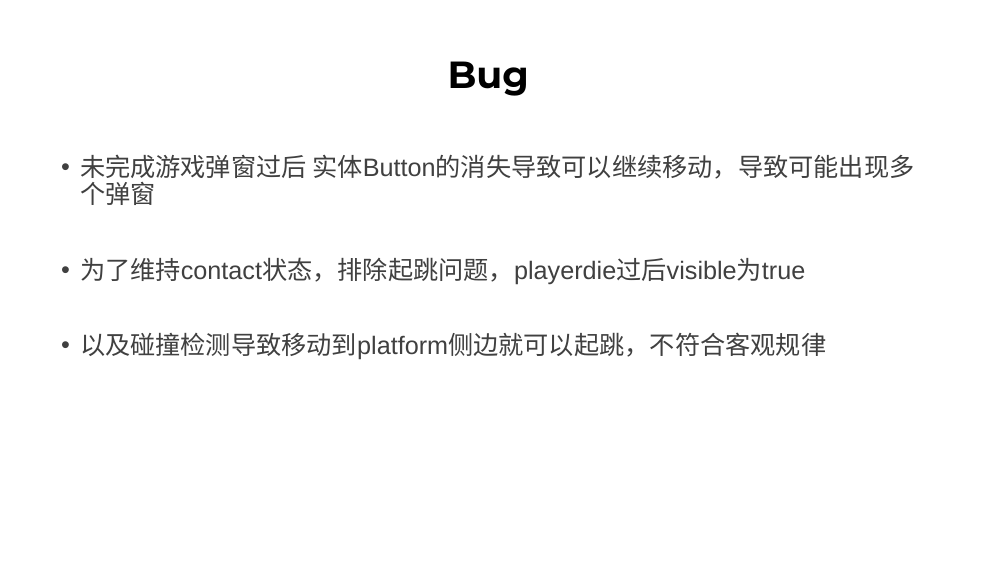
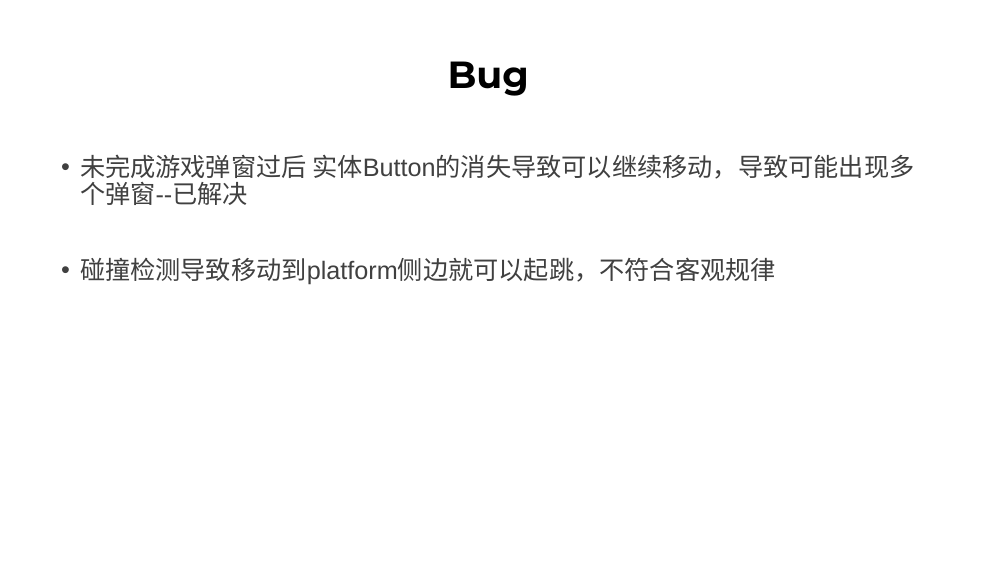
Before and after one commit to EmojiJ/Simplified-Version-Of-Mario, a slide deck: slide 7 of 第一组+秦均+戴启兴.pptx. Drawn at 1008x567 pixels with LibreOffice and Linux fonts; fonts in the diff are those of the drawing. Boxes give left, top, right and bottom in pixels: in the first picture for what was removed or moved away, otherwise in the second. Text is boxed around its words. In the diff, an @@ line names an element or a change of style, - is before the commit and + after.

Commit message:
bug修复
多弹窗问题修复

```diff
--- a/第一组+秦均+戴启兴.pptx
+++ b/第一组+秦均+戴启兴.pptx
@@ text at (80,155,914,285): text changed @@
-• 未完成游戏弹窗过后 实体Button的消失导致可以继续移动，导致可能出现多个弹窗
-• 为了维持contact状态，排除起跳问题，playerdie过后visible为true
-• 以及碰撞检测导致移动到platform侧边就可以起跳，不符合客观规律
+• 未完成游戏弹窗过后 实体Button的消失导致可以继续移动，导致可能出现多个弹窗--已解决
+• 碰撞检测导致移动到platform侧边就可以起跳，不符合客观规律
```
